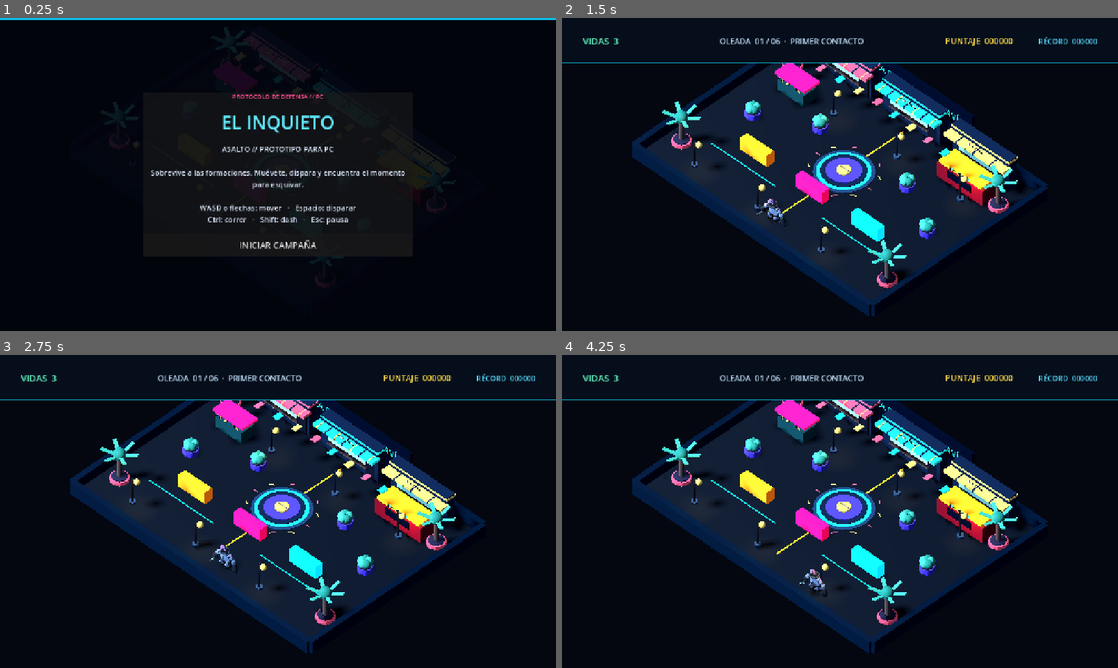
Above: before the commit, frames 1-4 (two rows, left to right).
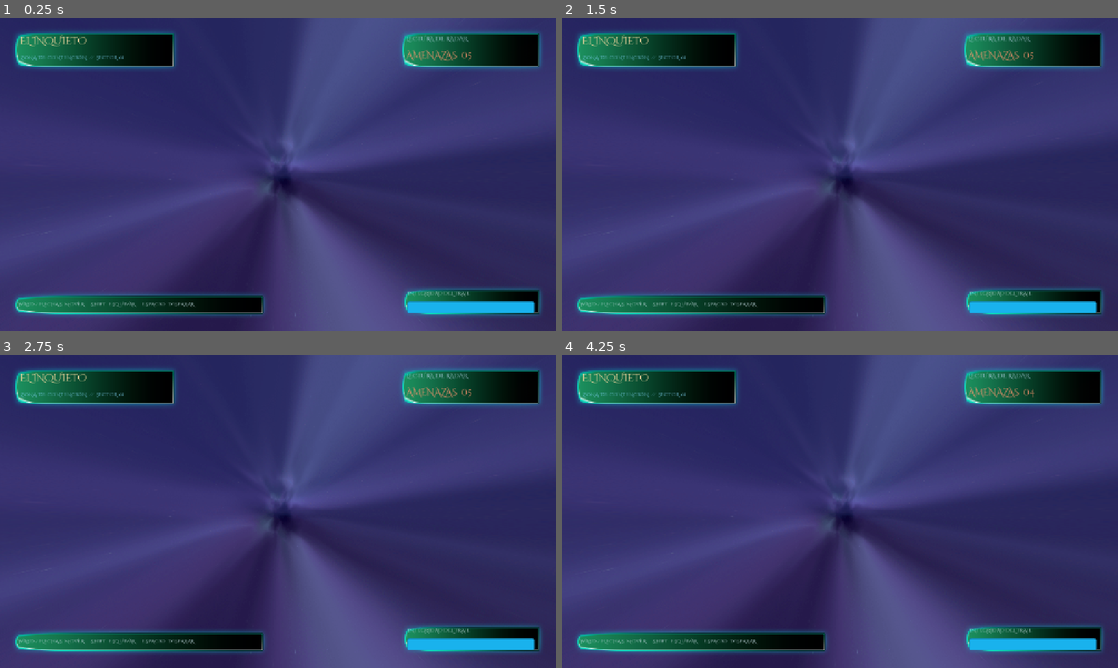
Above: after the commit, the same moments.

Repository: gabrielagudelo777-max/El-inquieto
Game: Godot game, scene res://main.tscn
The game is run twice, just before and just after one commit, with the same random seed, the same clock (stepped at 60 frames per second) and the same inputs. This scene is started directly instead of the project's main scene.
Inputs (mouse positions are in pixels of both pictures, inside the frame that each line leads up to):
- Up to frame 1 (0.25 s): no input
- Up to frame 2 (1.5 s): click (840, 243) at 0.5 s, where only the run before the commit has a clickable "INICIAR CAMPAÑA"; click (840, 230) at 1.25 s, where only the run before the commit has a clickable "SALTAR INTRO"
- Up to frame 3 (2.75 s): tap Enter at 2 s; move the mouse to (400, 495) at 2.02 s; hold D (move_right) from 2.03 s (still down); hold Space (disparar) from 2.03 s (still down); tap Shift (dash) at 2.1 s
- Up to frame 4 (4.25 s): move the mouse to (728, 527) at 2.77 s; release D (move_right) at 2.78 s; release Space (disparar) at 2.78 s; hold S (move_back) 2.78-3.53 s; tap Space (disparar) at 2.85, 3.5, 3.8 s; tap Shift (dash) at 3.05 s; move the mouse to (895, 442) at 3.52 s; hold D (move_right) from 3.53 s (still down); hold Ctrl (correr) from 3.53 s (still down)

The runs differ from the first frame. In frame 1, 97% of the frame differs, in the area x 0-100%, y 0-100%; in frame 2, 97%; in frame 3, 97%; in frame 4, 97%.

Commit message:
Crear arena espacial jugable

Diff:
--- a/escenas/main_menu.gd
+++ b/escenas/main_menu.gd
@@ -27,22 +27,14 @@
 
 func _on_play_pressed() -> void:
 	var error := get_tree().change_scene_to_file("res://main.tscn")
-	if error == OK:
-		get_tree().scene_changed.connect(_iniciar_campana, CONNECT_ONE_SHOT)
-	else:
+	if error != OK:
 		push_error("No se pudo abrir la escena principal: %s" % error_string(error))
-
-
-func _iniciar_campana(escena: Node) -> void:
-	var director := escena.get_node_or_null("DirectorCampana") as DirectorCampana
-	if director != null:
-		director.comenzar_campana()
 
 
 func _on_controls_pressed() -> void:
 	_mostrar_info(
 		"CONTROLES",
-		"MOVERSE: WASD o flechas\nDISPARAR: Espacio\nCORRER: Ctrl\nDASH: Shift\nPAUSA: Esc"
+		"MOVERSE: WASD o flechas\nDISPARAR: Espacio (al objetivo más cercano)\nDASH: Shift\nVOLVER AL MENÚ: Esc"
 	)
 
 
--- /dev/null
+++ b/juan/arena_batalla.gd
@@ -0,0 +1,348 @@
+extends Node3D
+
+const ASTRONAUTA = "res://assets/quaternius_ultimate_space/Astronaut.glb"
+const ALIEN = "res://assets/quaternius_modular_scifi/glTF/Aliens/Alien_Scolitex.gltf"
+const NEBULOSA = "res://assets/kenney_skyboxes_space/Skyboxes/skybox-space-nebula.png"
+const PANEL_HUD = "res://assets/1. Free Hologram Interface Wenrexa/1. Free Hologram Interface Wenrexa/Card X1/Panel Empty Green.png"
+const TIPOGRAFIA = "res://assets/fonts/CinzelDecorative-Regular.ttf"
+const SCRIPT_JUGADOR = preload("res://juan/jugador_batalla.gd")
+const SCRIPT_ALIEN = preload("res://juan/enemigo_batalla.gd")
+
+var _jugador: CharacterBody3D
+var _etiqueta_enemigos: Label
+var _barra_integridad: ProgressBar
+var _etiqueta_mensaje: Label
+
+
+func _ready() -> void:
+	add_to_group("control_arena")
+	_crear_entorno()
+	_crear_arena()
+	_crear_jugador()
+	_crear_enemigos()
+	_crear_camara()
+	_crear_interfaz()
+
+
+func _process(_delta: float) -> void:
+	if is_instance_valid(_etiqueta_enemigos):
+		_etiqueta_enemigos.text = "AMENAZAS  %02d" % get_tree().get_nodes_in_group("enemigos").size()
+	if is_instance_valid(_barra_integridad) and is_instance_valid(_jugador):
+		_barra_integridad.value = float(_jugador.get("integridad"))
+
+
+func _unhandled_input(event: InputEvent) -> void:
+	if event.is_action_pressed("ui_cancel"):
+		get_tree().change_scene_to_file("res://escenas/main_menu.tscn")
+
+
+func mostrar_mensaje(texto: String) -> void:
+	if not is_instance_valid(_etiqueta_mensaje):
+		return
+	_etiqueta_mensaje.text = texto
+	_etiqueta_mensaje.visible = true
+	var temporizador := get_tree().create_timer(2.2)
+	temporizador.timeout.connect(func() -> void:
+		if is_instance_valid(_etiqueta_mensaje):
+			_etiqueta_mensaje.visible = false
+	)
+
+
+func _crear_entorno() -> void:
+	var entorno := Environment.new()
+	entorno.background_mode = Environment.BG_SKY
+	entorno.ambient_light_source = Environment.AMBIENT_SOURCE_COLOR
+	entorno.ambient_light_color = Color(0.30, 0.43, 0.58)
+	entorno.ambient_light_energy = 0.85
+	entorno.reflected_light_source = Environment.REFLECTION_SOURCE_BG
+	entorno.glow_enabled = true
+	entorno.glow_intensity = 0.45
+	var material_cielo := PanoramaSkyMaterial.new()
+	material_cielo.panorama = load(NEBULOSA)
+	material_cielo.energy_multiplier = 0.72
+	var cielo := Sky.new()
+	cielo.sky_material = material_cielo
+	entorno.sky = cielo
+	var cielo_mundo := WorldEnvironment.new()
+	cielo_mundo.environment = entorno
+	add_child(cielo_mundo)
+
+	var luz_principal := DirectionalLight3D.new()
+	luz_principal.rotation_degrees = Vector3(-53.0, -24.0, 0.0)
+	luz_principal.light_color = Color(0.70, 0.83, 1.0)
+	luz_principal.light_energy = 1.25
+	luz_principal.shadow_enabled = true
+	add_child(luz_principal)
+
+	var luz_centro := OmniLight3D.new()
+	luz_centro.position = Vector3(0.0, 4.2, 0.0)
+	luz_centro.light_color = Color(0.12, 0.68, 1.0)
+	luz_centro.light_energy = 4.0
+	luz_centro.omni_range = 13.0
+	add_child(luz_centro)
+
+
+func _crear_arena() -> void:
+	var suelo := StaticBody3D.new()
+	suelo.name = "Plataforma"
+	var malla_suelo := MeshInstance3D.new()
+	var caja_suelo := BoxMesh.new()
+	caja_suelo.size = Vector3(20.0, 0.65, 20.0)
+	malla_suelo.mesh = caja_suelo
+	malla_suelo.position.y = -0.36
+	malla_suelo.material_override = _material(Color(0.045, 0.075, 0.12), 0.55)
+	suelo.add_child(malla_suelo)
+	var colision_suelo := CollisionShape3D.new()
+	var forma_suelo := BoxShape3D.new()
+	forma_suelo.size = caja_suelo.size
+	colision_suelo.shape = forma_suelo
+	colision_suelo.position.y = -0.36
+	suelo.add_child(colision_suelo)
+	add_child(suelo)
+
+	var centro := MeshInstance3D.new()
+	var malla_centro := CylinderMesh.new()
+	malla_centro.top_radius = 2.35
+	malla_centro.bottom_radius = 2.55
+	malla_centro.height = 0.12
+	centro.mesh = malla_centro
+	centro.position.y = 0.02
+	centro.material_override = _material(Color(0.075, 0.12, 0.19), 0.72)
+	add_child(centro)
+	_crear_anillo(2.85, Color(0.08, 0.66, 1.0), 0.055, 0.10)
+	_crear_anillo(3.12, Color(0.78, 0.51, 0.23), 0.026, 0.04)
+
+	var material_linea := _material(Color(0.035, 0.48, 0.75), 0.25, true)
+	var material_borde := _material(Color(0.12, 0.22, 0.32), 0.62)
+	for indice in 4:
+		var rotacion := indice * PI * 0.5
+		var x := sin(rotacion) * 9.45
+		var z := cos(rotacion) * 9.45
+		var pared := Vector3(20.0, 0.8, 0.48) if indice % 2 == 0 else Vector3(0.48, 0.8, 20.0)
+		_crear_bloque("Muro_%d" % indice, Vector3(x, 0.14, z), pared, material_borde, true)
+		var longitud := Vector3(19.0, 0.035, 0.07) if indice % 2 == 0 else Vector3(0.07, 0.035, 19.0)
+		_crear_linea(Vector3(x, 0.57, z), longitud, material_linea)
+
+	var material_cubierta := _material(Color(0.095, 0.16, 0.23), 0.7)
+	for indice in 6:
+		var angulo := TAU * float(indice) / 6.0
+		var posicion := Vector3(cos(angulo) * 5.2, 0.46, sin(angulo) * 5.2)
+		var obstaculo := Vector3(1.55, 0.92, 0.72) if indice % 2 == 0 else Vector3(0.72, 0.92, 1.55)
+		_crear_bloque("Cobertura_%02d" % indice, posicion, obstaculo, material_cubierta, true)
+		var luz := MeshInstance3D.new()
+		var malla_luz := BoxMesh.new()
+		malla_luz.size = Vector3(obstaculo.x * 0.76, 0.035, 0.045) if indice % 2 == 0 else Vector3(0.045, 0.035, obstaculo.z * 0.76)
+		luz.mesh = malla_luz
+		luz.position = posicion + Vector3(0, 0.49, 0)
+		luz.material_override = material_linea
+		add_child(luz)
+
+	for indice in 4:
+		var angulo := PI * 0.25 + float(indice) * PI * 0.5
+		var baliza := OmniLight3D.new()
+		baliza.position = Vector3(cos(angulo) * 7.8, 1.6, sin(angulo) * 7.8)
+		baliza.light_color = Color(0.08, 0.62, 1.0)
+		baliza.light_energy = 2.2
+		baliza.omni_range = 5.2
+		add_child(baliza)
+		_crear_anillo_en(Vector3(cos(angulo) * 7.8, 0.035, sin(angulo) * 7.8), 0.46, Color(0.1, 0.62, 0.96), 0.035)
+
+	var lucesuelo := load("res://assets/quaternius_modular_scifi/glTF/Props/Prop_Light_Floor.gltf") as PackedScene
+	if lucesuelo:
+		for posicion in [Vector3(-8.2, 0.0, -8.2), Vector3(8.2, 0.0, -8.2), Vector3(-8.2, 0.0, 8.2), Vector3(8.2, 0.0, 8.2)]:
+			var pieza := lucesuelo.instantiate()
+			pieza.position = posicion
+			pieza.scale = Vector3.ONE * 0.72
+			add_child(pieza)
+
+
+func _crear_jugador() -> void:
+	_jugador = CharacterBody3D.new()
+	_jugador.name = "Astronauta"
+	_jugador.position = Vector3(0.0, 0.0, 6.25)
+	_jugador.set_script(SCRIPT_JUGADOR)
+	var colision := CollisionShape3D.new()
+	var capsula := CapsuleShape3D.new()
+	capsula.radius = 0.38
+	capsula.height = 1.7
+	colision.shape = capsula
+	colision.position.y = 0.85
+	_jugador.add_child(colision)
+	var escena_astronauta := load(ASTRONAUTA) as PackedScene
+	if escena_astronauta:
+		var modelo := escena_astronauta.instantiate()
+		modelo.name = "ModeloAstronauta"
+		_jugador.add_child(modelo)
+		var animacion := modelo.find_child("AnimationPlayer", true, false) as AnimationPlayer
+		if animacion and animacion.has_animation("CharacterArmature|Idle_Gun"):
+			animacion.play("CharacterArmature|Idle_Gun")
+	add_child(_jugador)
+
+
+func _crear_enemigos() -> void:
+	var posiciones := [Vector3(-4.1, 0.0, -5.9), Vector3(0.0, 0.0, -7.2), Vector3(4.1, 0.0, -5.9), Vector3(-6.8, 0.0, 1.0), Vector3(6.8, 0.0, 1.0)]
+	var escena_aliens := load(ALIEN) as PackedScene
+	for indice in posiciones.size():
+		var alien := CharacterBody3D.new()
+		alien.name = "Amenaza_%02d" % (indice + 1)
+		alien.position = posiciones[indice]
+		alien.set_script(SCRIPT_ALIEN)
+		var colision := CollisionShape3D.new()
+		var capsula := CapsuleShape3D.new()
+		capsula.radius = 0.48
+		capsula.height = 1.5
+		colision.shape = capsula
+		colision.position.y = 0.75
+		alien.add_child(colision)
+		if escena_aliens:
+			var modelo := escena_aliens.instantiate()
+			modelo.name = "ModeloAlien"
+			modelo.scale = Vector3.ONE * 0.55
+			alien.add_child(modelo)
+		add_child(alien)
+
+
+func _crear_camara() -> void:
+	var camara := Camera3D.new()
+	camara.name = "CamaraArena"
+	camara.position = Vector3(0.0, 17.5, 19.0)
+	camara.projection = Camera3D.PROJECTION_ORTHOGONAL
+	camara.size = 23.5
+	camara.look_at(Vector3(0.0, 0.0, 0.0), Vector3.UP)
+	camara.current = true
+	add_child(camara)
+
+
+func _crear_interfaz() -> void:
+	var capa := CanvasLayer.new()
+	capa.name = "InterfazArena"
+	add_child(capa)
+	var textura := load(PANEL_HUD) as Texture2D
+	var fuente := load(TIPOGRAFIA) as Font
+
+	var panel_titulo := _crear_panel(capa, Rect2(24, 22, 390, 104), textura)
+	_crear_etiqueta(panel_titulo, "EL INQUIETO", Vector2(22, 14), Vector2(345, 34), fuente, 23, Color(0.93, 0.83, 0.61))
+	_crear_etiqueta(panel_titulo, "ZONA DE CONTENCIÓN  //  SECTOR 01", Vector2(24, 58), Vector2(340, 22), fuente, 12, Color(0.49, 0.81, 0.94))
+
+	var panel_amenazas := _crear_panel(capa, Rect2(915, 22, 340, 104), textura)
+	_crear_etiqueta(panel_amenazas, "LECTURA DE RADAR", Vector2(20, 14), Vector2(295, 24), fuente, 14, Color(0.70, 0.82, 0.90))
+	_etiqueta_enemigos = _crear_etiqueta(panel_amenazas, "AMENAZAS  05", Vector2(20, 48), Vector2(295, 34), fuente, 21, Color(1.0, 0.58, 0.43))
+
+	var panel_controles := _crear_panel(capa, Rect2(24, 626, 595, 68), textura)
+	_crear_etiqueta(panel_controles, "WASD / FLECHAS  MOVER     SHIFT  ESQUIVAR     ESPACIO  DISPARAR", Vector2(18, 18), Vector2(555, 30), fuente, 12, Color(0.79, 0.87, 0.90))
+
+	var panel_integridad := _crear_panel(capa, Rect2(920, 613, 335, 81), textura)
+	_crear_etiqueta(panel_integridad, "INTEGRIDAD DEL TRAJE", Vector2(18, 9), Vector2(295, 23), fuente, 12, Color(0.79, 0.87, 0.90))
+	_barra_integridad = ProgressBar.new()
+	_barra_integridad.position = Vector2(18, 39)
+	_barra_integridad.size = Vector2(292, 20)
+	_barra_integridad.max_value = 100.0
+	_barra_integridad.value = 100.0
+	_barra_integridad.show_percentage = false
+	var fondo_barra := StyleBoxFlat.new()
+	fondo_barra.bg_color = Color(0.035, 0.08, 0.13, 0.95)
+	fondo_barra.corner_radius_top_left = 4
+	fondo_barra.corner_radius_top_right = 4
+	fondo_barra.corner_radius_bottom_left = 4
+	fondo_barra.corner_radius_bottom_right = 4
+	_barra_integridad.add_theme_stylebox_override("background", fondo_barra)
+	var relleno_barra := StyleBoxFlat.new()
+	relleno_barra.bg_color = Color(0.10, 0.70, 0.93)
+	relleno_barra.corner_radius_top_left = 4
+	relleno_barra.corner_radius_top_right = 4
+	relleno_barra.corner_radius_bottom_left = 4
+	relleno_barra.corner_radius_bottom_right = 4
+	_barra_integridad.add_theme_stylebox_override("fill", relleno_barra)
+	panel_integridad.add_child(_barra_integridad)
+
+	_etiqueta_mensaje = _crear_etiqueta(capa, "", Vector2(350, 150), Vector2(580, 48), fuente, 24, Color(0.55, 0.86, 1.0))
+	_etiqueta_mensaje.horizontal_alignment = HORIZONTAL_ALIGNMENT_CENTER
+	_etiqueta_mensaje.visible = false
+
+
+func _crear_panel(parent: Node, rectangulo: Rect2, textura: Texture2D) -> NinePatchRect:
+	var panel := NinePatchRect.new()
+	panel.position = rectangulo.position
+	panel.size = rectangulo.size
+	panel.texture = textura
+	panel.patch_margin_left = 18
+	panel.patch_margin_top = 18
+	panel.patch_margin_right = 18
+	panel.patch_margin_bottom = 18
+	parent.add_child(panel)
+	return panel
+
+
+func _crear_etiqueta(parent: Node, texto: String, posicion: Vector2, tamano: Vector2, fuente: Font, tamano_fuente: int, color: Color) -> Label:
+	var etiqueta := Label.new()
+	etiqueta.text = texto
+	etiqueta.position = posicion
+	etiqueta.size = tamano
+	etiqueta.add_theme_font_override("font", fuente)
+	etiqueta.add_theme_font_size_override("font_size", tamano_fuente)
+	etiqueta.add_theme_color_override("font_color", color)
+	etiqueta.vertical_alignment = VERTICAL_ALIGNMENT_CENTER
+	parent.add_child(etiqueta)
+	return etiqueta
+
+
+func _crear_anillo(radio: float, color: Color, grosor: float, altura: float) -> void:
+	_crear_anillo_en(Vector3(0.0, altura, 0.0), radio, color, grosor)
+
+
+func _crear_anillo_en(posicion: Vector3, radio: float, color: Color, grosor: float) -> void:
+	var anillo := MeshInstance3D.new()
+	var malla := TorusMesh.new()
+	malla.inner_radius = radio - grosor
+	malla.outer_radius = radio + grosor
+	malla.rings = 12
+	malla.ring_segments = 64
+	anillo.mesh = malla
+	anillo.position = posicion
+	anillo.rotation_degrees.x = 90.0
+	anillo.material_override = _material(color, 0.2, true)
+	add_child(anillo)
+
+
+func _crear_linea(posicion: Vector3, tamano: Vector3, material: StandardMaterial3D) -> void:
+	var linea := MeshInstance3D.new()
+	var malla := BoxMesh.new()
+	malla.size = tamano
+	linea.mesh = malla
+	linea.position = posicion
+	linea.material_override = material
+	add_child(linea)
+
+
+func _crear_bloque(nombre: String, posicion: Vector3, tamano: Vector3, material: StandardMaterial3D, con_colision: bool) -> void:
+	var bloque: Node3D
+	if con_colision:
+		bloque = StaticBody3D.new()
+		var colision := CollisionShape3D.new()
+		var forma := BoxShape3D.new()
+		forma.size = tamano
+		colision.shape = forma
+		bloque.add_child(colision)
+	else:
+		bloque = Node3D.new()
+	var malla := MeshInstance3D.new()
+	var caja := BoxMesh.new()
+	caja.size = tamano
+	malla.mesh = caja
+	malla.material_override = material
+	bloque.add_child(malla)
+	bloque.name = nombre
+	bloque.position = posicion
+	add_child(bloque)
+
+
+func _material(color: Color, metalico: float = 0.0, emitir: bool = false) -> StandardMaterial3D:
+	var material := StandardMaterial3D.new()
+	material.albedo_color = color
+	material.metallic = metalico
+	material.roughness = 0.48
+	if emitir:
+		material.emission_enabled = true
+		material.emission = color
+		material.emission_energy_multiplier = 1.7
+	return material
--- /dev/null
+++ b/juan/enemigo_batalla.gd
@@ -0,0 +1,67 @@
+extends CharacterBody3D
+
+@export var velocidad := 1.65
+@export var integridad := 3
+
+var _jugador: CharacterBody3D
+var _tiempo_ataque := 0.0
+
+
+func _ready() -> void:
+	add_to_group("enemigos")
+	_jugador = get_tree().get_first_node_in_group("jugador") as CharacterBody3D
+	_crear_marca_ataque()
+
+
+func _physics_process(delta: float) -> void:
+	_tiempo_ataque = maxf(0.0, _tiempo_ataque - delta)
+	if not is_instance_valid(_jugador):
+		_jugador = get_tree().get_first_node_in_group("jugador") as CharacterBody3D
+		return
+	var hacia_jugador := _jugador.global_position - global_position
+	hacia_jugador.y = 0.0
+	var distancia := hacia_jugador.length()
+	if distancia > 1.35:
+		var direccion := hacia_jugador.normalized()
+		velocity.x = direccion.x * velocidad
+		velocity.z = direccion.z * velocidad
+		look_at(global_position + direccion, Vector3.UP)
+		move_and_slide()
+	else:
+		velocity = Vector3.ZERO
+		if _tiempo_ataque <= 0.0 and _jugador.has_method("recibir_dano"):
+			_jugador.call("recibir_dano", 12.0)
+			_tiempo_ataque = 1.0
+
+
+func recibir_dano(cantidad: int = 1) -> void:
+	integridad -= cantidad
+	if integridad <= 0:
+		queue_free()
+		return
+	var modelo := get_node_or_null("ModeloAlien") as Node3D
+	if modelo:
+		var escala_original := modelo.scale
+		var tween := create_tween()
+		tween.tween_property(modelo, "scale", escala_original * 1.12, 0.07)
+		tween.tween_property(modelo, "scale", escala_original, 0.11)
+
+
+func _crear_marca_ataque() -> void:
+	var marca := MeshInstance3D.new()
+	var malla := TorusMesh.new()
+	malla.inner_radius = 0.42
+	malla.outer_radius = 0.48
+	malla.rings = 8
+	malla.ring_segments = 32
+	marca.mesh = malla
+	marca.position.y = 0.035
+	marca.rotation_degrees.x = 90.0
+	var material := StandardMaterial3D.new()
+	material.shading_mode = BaseMaterial3D.SHADING_MODE_UNSHADED
+	material.albedo_color = Color(1.0, 0.30, 0.23)
+	material.emission_enabled = true
+	material.emission = Color(1.0, 0.18, 0.12)
+	material.emission_energy_multiplier = 1.3
+	marca.material_override = material
+	add_child(marca)
--- /dev/null
+++ b/juan/jugador_batalla.gd
@@ -0,0 +1,83 @@
+extends CharacterBody3D
+
+const PROYECTIL := preload("res://juan/proyectil_batalla.tscn")
+
+@export var velocidad_movimiento := 5.2
+@export var velocidad_dash := 13.5
+@export var limite_arena := 8.65
+
+var integridad := 100.0
+var _direccion_dash := Vector3.ZERO
+var _tiempo_dash := 0.0
+var _enfriamiento_disparo := 0.0
+var _invulnerabilidad := 0.0
+
+
+func _ready() -> void:
+	add_to_group("jugador")
+
+
+func _physics_process(delta: float) -> void:
+	_enfriamiento_disparo = maxf(0.0, _enfriamiento_disparo - delta)
+	_tiempo_dash = maxf(0.0, _tiempo_dash - delta)
+	_invulnerabilidad = maxf(0.0, _invulnerabilidad - delta)
+	var entrada := Input.get_vector("move_left", "move_right", "move_forward", "move_back")
+	var direccion := Vector3(entrada.x, 0.0, entrada.y).normalized()
+	if Input.is_action_just_pressed("dash") and direccion.length_squared() > 0.0 and _tiempo_dash <= 0.0:
+		_direccion_dash = direccion
+		_tiempo_dash = 0.18
+	if _tiempo_dash > 0.0:
+		velocity.x = _direccion_dash.x * velocidad_dash
+		velocity.z = _direccion_dash.z * velocidad_dash
+	else:
+		velocity.x = direccion.x * velocidad_movimiento
+		velocity.z = direccion.z * velocidad_movimiento
+	move_and_slide()
+	var posicion := global_position
+	posicion.x = clampf(posicion.x, -limite_arena, limite_arena)
+	posicion.z = clampf(posicion.z, -limite_arena, limite_arena)
+	global_position = posicion
+	if Input.is_action_pressed("disparar") and _enfriamiento_disparo <= 0.0:
+		_disparar()
+		_enfriamiento_disparo = 0.28
+
+
+func recibir_dano(cantidad: float) -> void:
+	if _invulnerabilidad > 0.0:
+		return
+	integridad = maxf(0.0, integridad - cantidad)
+	_invulnerabilidad = 0.55
+	var arena := get_tree().get_first_node_in_group("control_arena")
+	if arena and arena.has_method("mostrar_mensaje"):
+		arena.call("mostrar_mensaje", "IMPACTO EN EL TRAJE")
+	if integridad <= 0.0 and arena and arena.has_method("mostrar_mensaje"):
+		arena.call("mostrar_mensaje", "INTEGRIDAD AGOTADA  //  ESC PARA VOLVER")
+
+
+func _disparar() -> void:
+	var objetivo := _buscar_objetivo()
+	var direccion := Vector3.FORWARD
+	if objetivo:
+		direccion = objetivo.global_position - global_position
+		direccion.y = 0.0
+		direccion = direccion.normalized()
+		look_at(global_position + direccion, Vector3.UP)
+	if direccion.length_squared() <= 0.0:
+		return
+	var proyectil := PROYECTIL.instantiate()
+	get_tree().current_scene.add_child(proyectil)
+	proyectil.global_position = global_position + Vector3.UP * 0.82 + direccion * 0.65
+	proyectil.configurar_direccion(direccion)
+
+
+func _buscar_objetivo() -> Node3D:
+	var objetivo_cercano: Node3D
+	var distancia_menor := INF
+	for nodo in get_tree().get_nodes_in_group("enemigos"):
+		if not is_instance_valid(nodo):
+			continue
+		var distancia := global_position.distance_squared_to(nodo.global_position)
+		if distancia < distancia_menor:
+			distancia_menor = distancia
+			objetivo_cercano = nodo
+	return objetivo_cercano
--- /dev/null
+++ b/juan/proyectil_batalla.gd
@@ -0,0 +1,27 @@
+extends Area3D
+
+@export var velocidad := 23.0
+
+var _direccion := Vector3.FORWARD
+var _duracion := 0.0
+
+
+func _ready() -> void:
+	body_entered.connect(_al_impactar)
+
+
+func configurar_direccion(direccion: Vector3) -> void:
+	_direccion = direccion.normalized()
+
+
+func _physics_process(delta: float) -> void:
+	global_position += _direccion * velocidad * delta
+	_duracion += delta
+	if _duracion >= 1.35:
+		queue_free()
+
+
+func _al_impactar(cuerpo: Node3D) -> void:
+	if cuerpo.is_in_group("enemigos") and cuerpo.has_method("recibir_dano"):
+		cuerpo.call("recibir_dano", 1)
+	queue_free()
--- /dev/null
+++ b/juan/proyectil_batalla.tscn
@@ -0,0 +1,29 @@
+[gd_scene load_steps=5 format=3]
+
+[ext_resource type="Script" path="res://juan/proyectil_batalla.gd" id="1_proyectil"]
+
+[sub_resource type="SphereShape3D" id="SphereShape_proyectil"]
+radius = 0.16
+
+[sub_resource type="SphereMesh" id="SphereMesh_proyectil"]
+radius = 0.13
+height = 0.26
+
+[sub_resource type="StandardMaterial3D" id="Material_proyectil"]
+shading_mode = 0
+albedo_color = Color(0.12, 0.72, 1, 1)
+emission_enabled = true
+emission = Color(0.12, 0.72, 1, 1)
+emission_energy_multiplier = 2.2
+
+[node name="ProyectilAzul" type="Area3D"]
+collision_layer = 2
+collision_mask = 1
+script = ExtResource("1_proyectil")
+
+[node name="Colision" type="CollisionShape3D" parent="."]
+shape = SubResource("SphereShape_proyectil")
+
+[node name="Energia" type="MeshInstance3D" parent="."]
+mesh = SubResource("SphereMesh_proyectil")
+material_override = SubResource("Material_proyectil")
--- a/main.tscn
+++ b/main.tscn
@@ -1,25 +1,6 @@
-[gd_scene load_steps=11 format=3]
+[gd_scene load_steps=2 format=3]
 
-[ext_resource type="Script" path="res://juan/director_campana.gd" id="1_director"]
-[ext_resource type="PackedScene" path="res://juan/ui_campana.tscn" id="2_ui"]
-[ext_resource type="PackedScene" path="res://juan/escenario_plaza.tscn" id="9_escenario"]
-[ext_resource type="PackedScene" path="res://gabriel/jugador.tscn" id="10_jugador"]
-[ext_resource type="Resource" path="res://juan/oleadas/oleada_01.tres" id="3_oleada_01"]
-[ext_resource type="Resource" path="res://juan/oleadas/oleada_02.tres" id="4_oleada_02"]
-[ext_resource type="Resource" path="res://juan/oleadas/oleada_03.tres" id="5_oleada_03"]
-[ext_resource type="Resource" path="res://juan/oleadas/oleada_04.tres" id="6_oleada_04"]
-[ext_resource type="Resource" path="res://juan/oleadas/oleada_05.tres" id="7_oleada_05"]
-[ext_resource type="Resource" path="res://juan/oleadas/oleada_06_jefe.tres" id="8_oleada_jefe"]
+[ext_resource type="Script" path="res://juan/arena_batalla.gd" id="1_arena"]
 
-[node name="ElInquieto" type="Node3D"]
-
-[node name="EscenarioPlaza" parent="." instance=ExtResource("9_escenario")]
-
-[node name="Jugador" parent="EscenarioPlaza" instance=ExtResource("10_jugador")]
-position = Vector3(0, 0, 8.5)
-
-[node name="DirectorCampana" type="Node" parent="."]
-script = ExtResource("1_director")
-oleadas = Array[ExtResource("3_oleada_01")]([ExtResource("3_oleada_01"), ExtResource("4_oleada_02"), ExtResource("5_oleada_03"), ExtResource("6_oleada_04"), ExtResource("7_oleada_05"), ExtResource("8_oleada_jefe")])
-
-[node name="UICampana" parent="." instance=ExtResource("2_ui")]
+[node name="ArenaEspacial" type="Node3D"]
+script = ExtResource("1_arena")
Not shown, added: juan/arena_batalla.md
